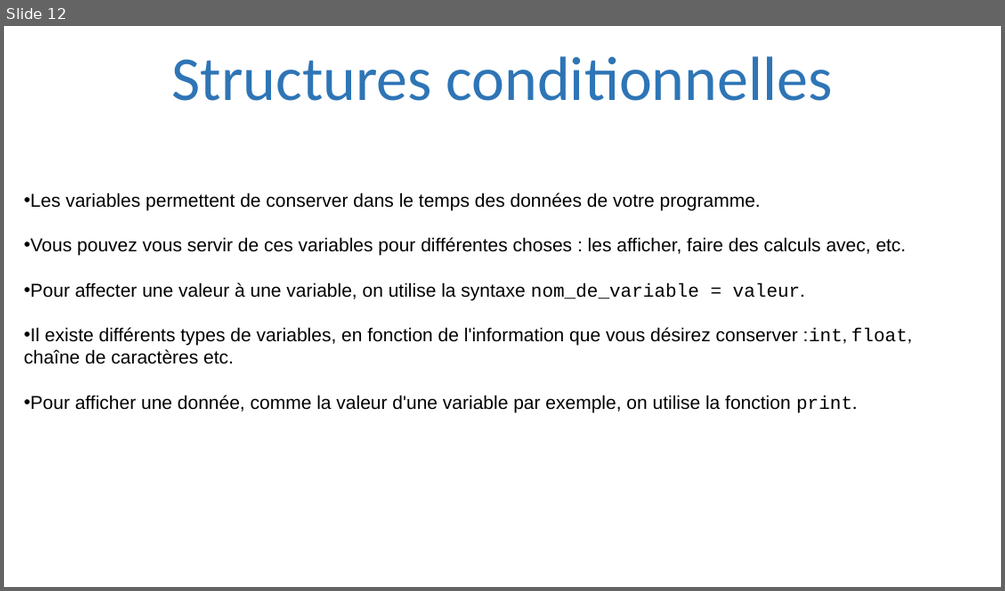
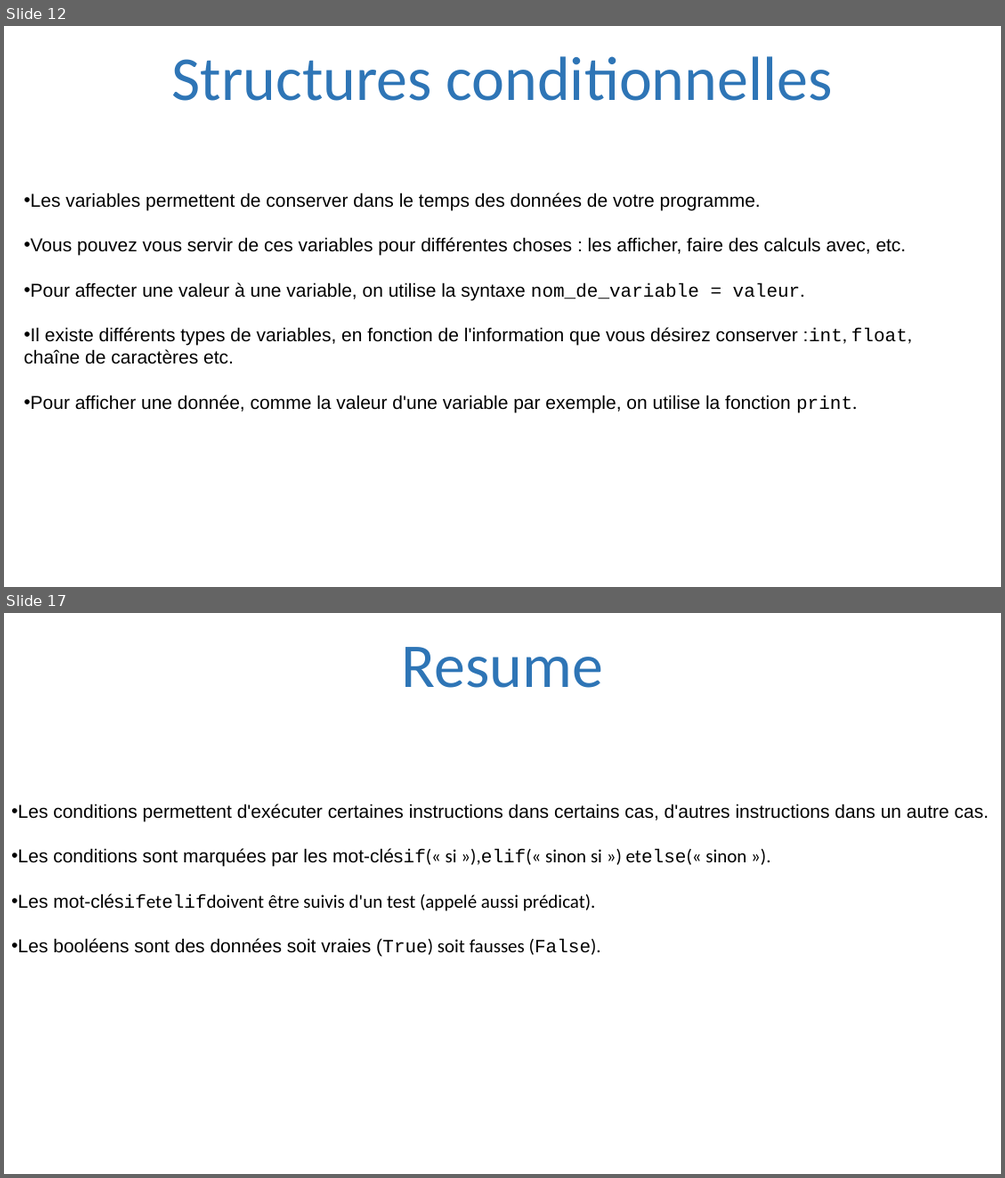
Before and after one commit to julienPalleau/PythonDoc, a slide deck: Python-resume.pptx. Shown one above the other, each under a label of ours: slide 12 before the commit, slides 12 and 17 after it; the slides between them are not shown. The pictures are 1005x591 and 1005x1178 pixels, drawn with LibreOffice and Linux fonts; fonts in the diff are those of the drawing. Boxes give left, top, right and bottom in pixels: in the first picture for what was removed or moved away, otherwise in the second. Text is boxed around its words. In the diff, an @@ line names an element or a change of style, - is before the commit and + after.

```diff
--- a/Python-resume.pptx
+++ b/Python-resume.pptx
@@ slide 17 added at [4, 613, 1001, 1174], background #FFFFFF @@
@@ title added at [402, 647, 603, 688], 60 pt, text #2E75B6 @@
+Resume
@@ text added at [11, 803, 988, 957], 18 pt, text #000000 @@
+• Les conditions permettent d'exécuter certaines instructions dans certains cas, d'autres instructions dans un autre cas.
+• Les conditions sont marquées par les mot-clésif(« si »),elif(« sinon si ») etelse(« sinon »).
+• Les mot-clésifetelifdoivent être suivis d'un test (appelé aussi prédicat).
+• Les booléens sont des données soit vraies (True) soit fausses (False).
```
Also in this commit, not shown: 1 slide changed, 18 other slides added.
